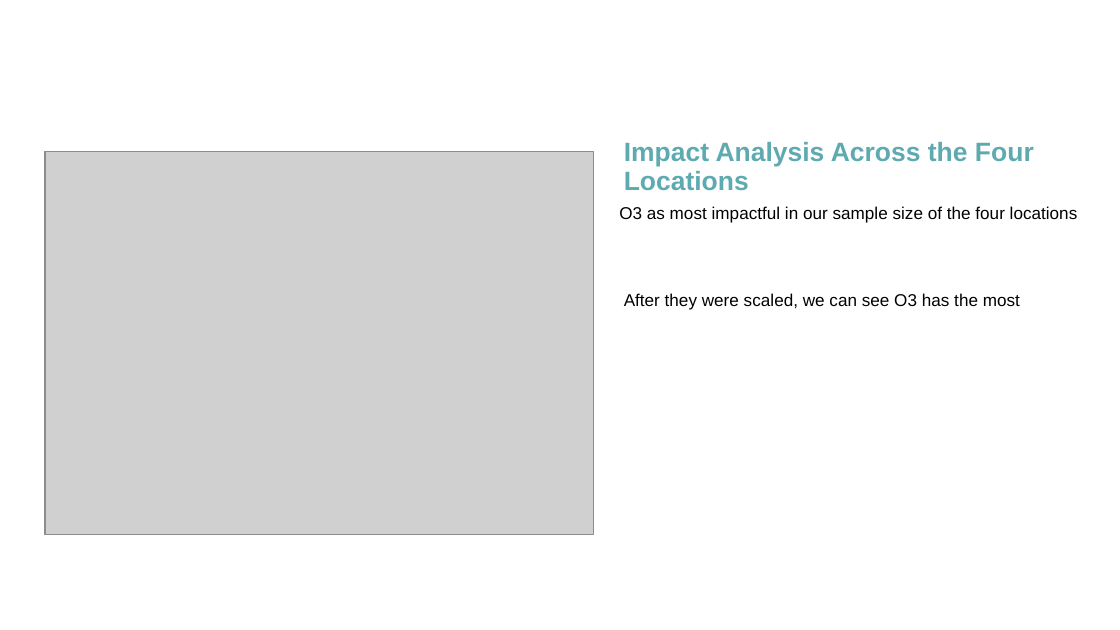
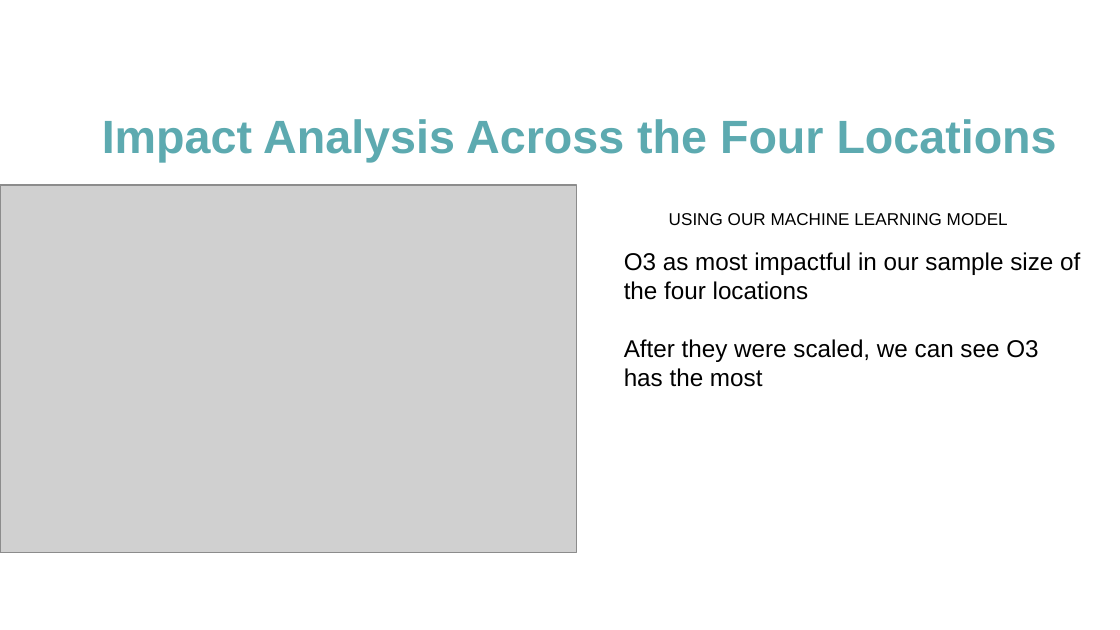
Before and after one commit to mereilly/AQI_Module_20_Final_Project, a slide deck: slide 11 of OpenWeather_AQI_Presentation_Draft.pptx (slide 10 before the commit). Drawn at 1120x630 pixels with LibreOffice and Linux fonts; fonts in the diff are those of the drawing; grey boxes stand for pictures. Boxes give left, top, right and bottom in pixels: in the first picture for what was removed or moved away, otherwise in the second. Text is boxed around its words. In the diff, an @@ line names an element or a change of style, - is before the commit and + after.

```diff
--- a/OpenWeather_AQI_Presentation_Draft.pptx
+++ b/OpenWeather_AQI_Presentation_Draft.pptx
@@ title "Impact Analysis Across the Four ...": place and size @@
-title "Impact Analysis Across the Four ..." at (624, 142, 1034, 190)
+title "Impact Analysis Across the Four ..." at (102, 119, 1057, 163)
@@ title "Impact Analysis Across the Four ..." at (102, 119, 1057, 163): size 17 to 30 pt; alignment left to centre; vertical alignment bottom to middle @@
@@ picture: place and size @@
-picture at (45, 152, 594, 535)
+picture at (0, 185, 576, 552)
@@ text removed at (619, 206, 1078, 223) @@
-O3 as most impactful in our sample size of the four locations
@@ text added at (669, 213, 1008, 225), 11 pt, text #000000 @@
+USING OUR MACHINE LEARNING MODEL
@@ text at (624, 252, 1080, 300): paragraph added @@
+O3 as most impactful in our sample size of the four locations
@@ text "O3 as most impactful in ...": place and size @@
-text "O3 as most impactful in ..." at (624, 293, 1020, 310)
+text "O3 as most impactful in ..." at (624, 252, 1080, 387)
@@ text at (624, 339, 1038, 387): size 11 to 15.6 pt in "After they were scaled, we can see ..."; less space between paragraphs @@
```
Also in this commit, not shown: 6 other slides changed, 4 slides added, 4 other files.
